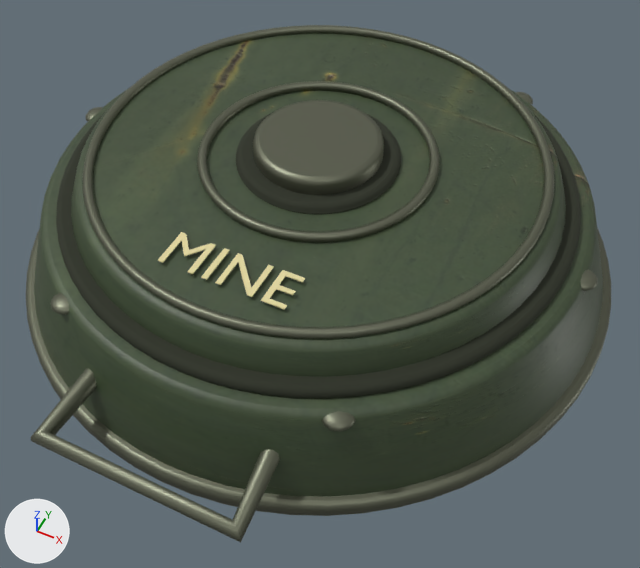
What one commit did to the glTF model apps/web/public/assets/mine.glb.
Before and after are seen from a 50 mm camera at (0.374, -0.744, 0.897) aimed at (0.04, -0.077, 0.063). Arrows for +X, +Y and +Z are at lower left; the lights stay in place. The first picture is the older version.

Before the edit, the objects in view are built like this:
```python
ob_rm_mine = bpy.data.objects.new('RM_Mine', me_rm_mine)
ob_rm_mine.location = (0.0, 0.0, 0.0)
```
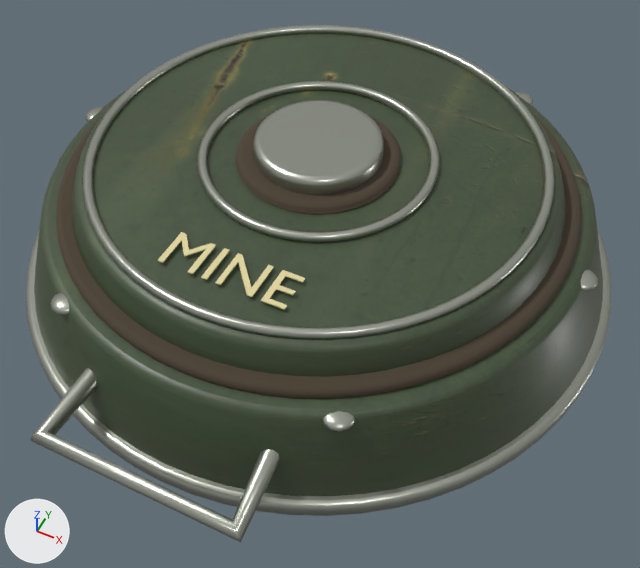
What differs and where, as boxes [x1, y1, x2, y2] in the pictures (640 x 568 px):
'RM_Mine', surface changed, recoloured (lighter): [26, 25, 611, 542] in both

The change, as a list of edits to the scene's bpy script:
```text
Change mat_weathered_green_painted_steel:
    where n0 = _N.new('ShaderNodeBsdfPrincipled'); n0.name = 'Principled BSDF'
    add n0.inputs[19].default_value = 0.22  # 'Coat Weight'
Change mat_exposed_worn_steel_edge:
    mat_exposed_worn_steel_edge.base_color: (0.16, 0.17, 0.12) -> (0.48, 0.5, 0.43)  # grey #6f7361 -> grey #b8bcaf
    mat_exposed_worn_steel_edge.roughness: 0.46 -> 0.29
Change mat_recessed_seams:
    mat_recessed_seams.base_color: (0.035, 0.041, 0.025) -> (0.075, 0.055, 0.035)  # dark grey #35392c -> brown #4d4235
```
